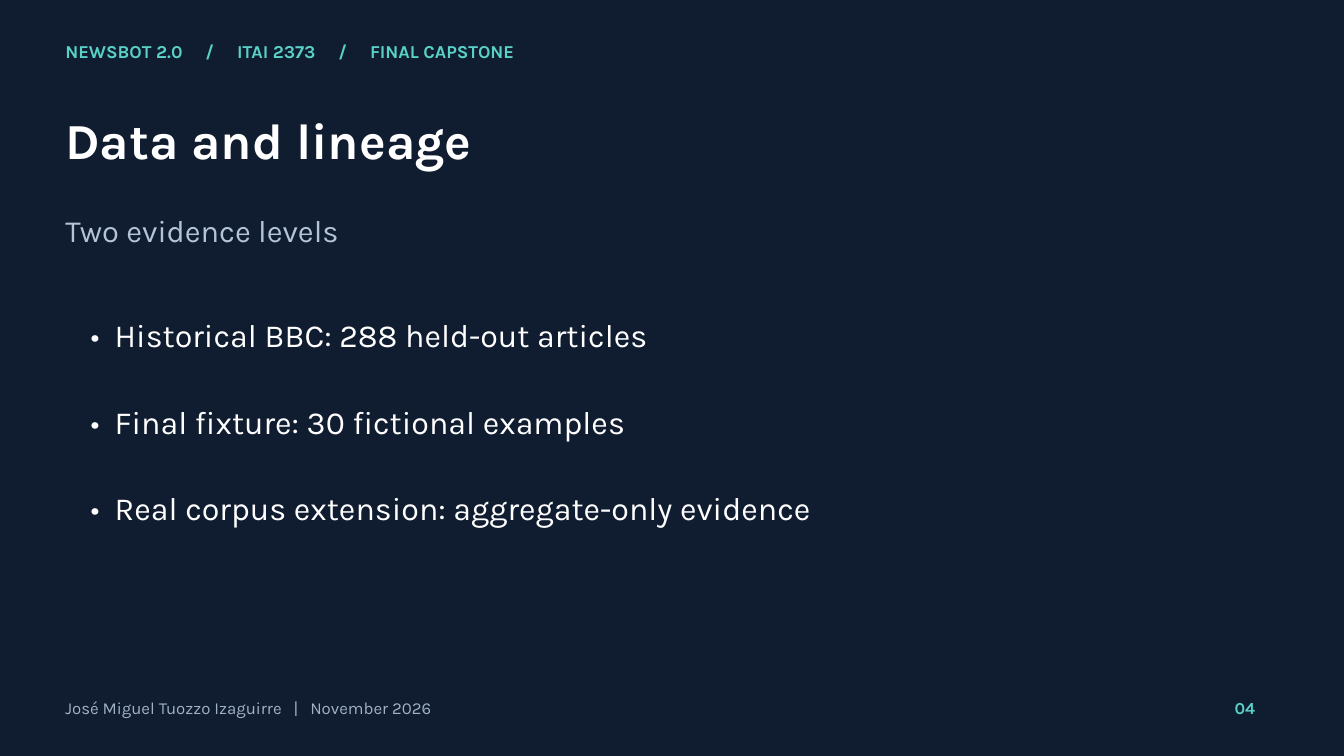
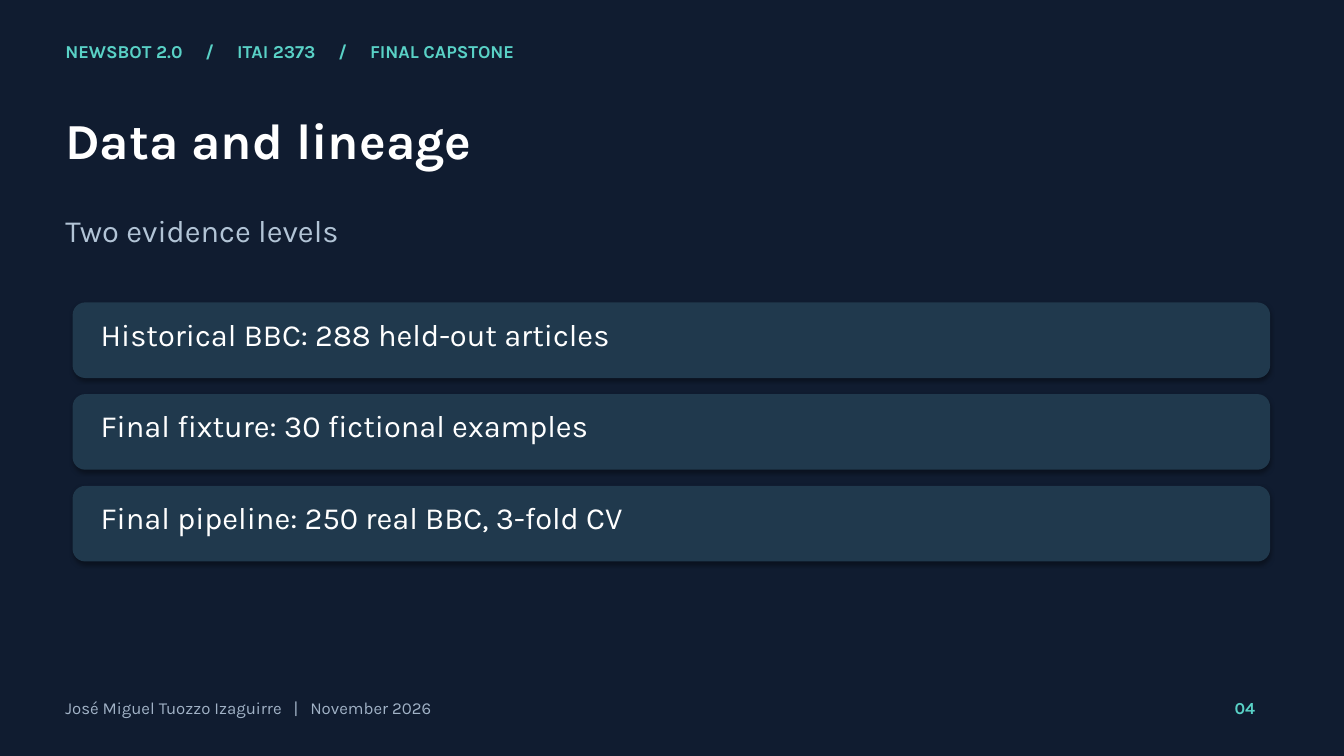
Before and after one commit to jtuozzo1616/Jose-Tuozzo-AI-Portfolio, a slide deck: slide 4 of ITAI2373-NewsBot-Final/reports/presentation.pptx. Drawn at 1344x756 pixels with LibreOffice and Linux fonts; fonts in the diff are those of the drawing. Boxes give left, top, right and bottom in pixels: in the first picture for what was removed or moved away, otherwise in the second. Text is boxed around its words. In the diff, an @@ line names an element or a change of style, - is before the commit and + after.

```diff
--- a/ITAI2373-NewsBot-Final/reports/presentation.pptx
+++ b/ITAI2373-NewsBot-Final/reports/presentation.pptx
@@ rounded rectangle added at (x1=73, y1=302, x2=1270, y2=378), fill #20394D @@
@@ text at (x1=101, y1=325, x2=609, y2=347): text changed; size 23 to 22 pt @@
-• Historical BBC: 288 held-out articles
+Historical BBC: 288 held-out articles
@@ rounded rectangle added at (x1=73, y1=394, x2=1270, y2=470), fill #20394D @@
@@ text at (x1=101, y1=416, x2=588, y2=445): text changed; size 23 to 22 pt @@
-• Final fixture: 30 fictional examples
+Final fixture: 30 fictional examples
@@ rounded rectangle added at (x1=73, y1=486, x2=1270, y2=562), fill #20394D @@
@@ text added at (x1=101, y1=508, x2=622, y2=537), 22 pt, text #FFFFFF @@
+Final pipeline: 250 real BBC, 3-fold CV
@@ text removed at (x1=115, y1=498, x2=810, y2=528) @@
-• Real corpus extension: aggregate-only evidence
```
Also in this commit, not shown: 17 other slides changed, 33 other files.
